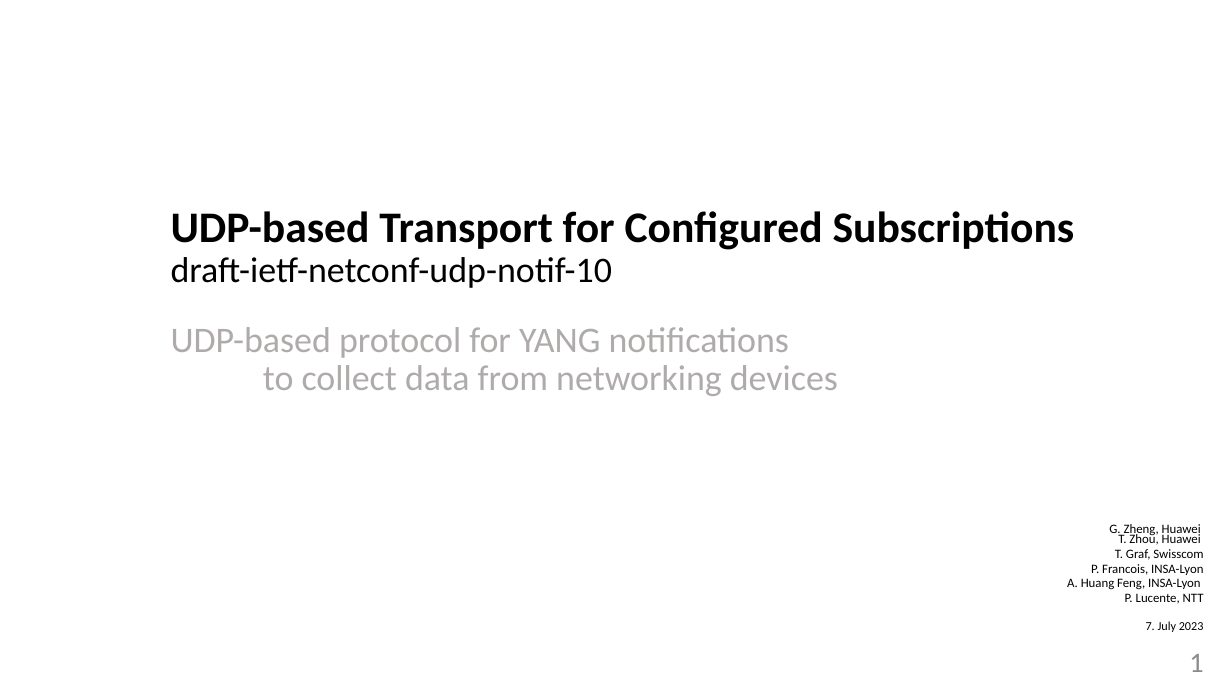
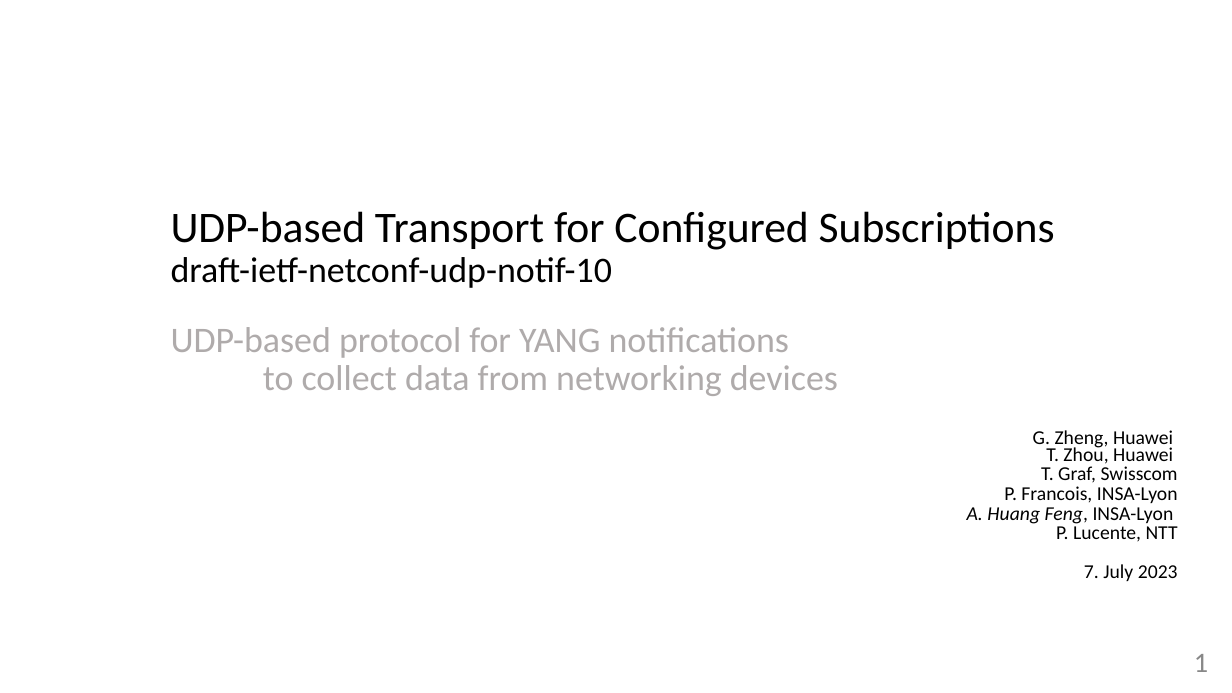
Before and after one commit to network-analytics/ietf-network-analytics-document-status, a slide deck: slide 1 of 117/NETCONF/draft-ietf-netconf-udp-notif-10.pptx. Drawn at 1232x693 pixels with LibreOffice and Linux fonts; fonts in the diff are those of the drawing. Boxes give left, top, right and bottom in pixels: in the first picture for what was removed or moved away, otherwise in the second. Text is boxed around its words. In the diff, an @@ line names an element or a change of style, - is before the commit and + after.

Commit message:
update slides netconf udp-notif

```diff
--- a/117/NETCONF/draft-ietf-netconf-udp-notif-10.pptx
+++ b/117/NETCONF/draft-ietf-netconf-udp-notif-10.pptx
@@ text at bbox=[171, 211, 1055, 288]: bold off in "UDP-based Transport for Configured Subscriptions" @@
@@ text "G. Zheng, Huawei T. Zhou, ...": place and size @@
-text "G. Zheng, Huawei T. Zhou, ..." at bbox=[1067, 524, 1204, 632]
+text "G. Zheng, Huawei T. Zhou, ..." at bbox=[967, 430, 1178, 581]
@@ text "G. Zheng, Huawei T. Zhou, ..." at bbox=[967, 430, 1178, 581]: size 10 to 15.3 pt; italic on in "A. Huang Feng,"; size 9.5 to 15.3 pt in "7. July 2023"; line spacing 0.7 to 0.72; less space between paragraphs @@
@@ page number at bbox=[1194, 654, 1208, 672]: text colour #8C8C8C to #888888 @@
```
Also in this commit, not shown: 1 other slide changed, 1 slide added, 2 other files.
